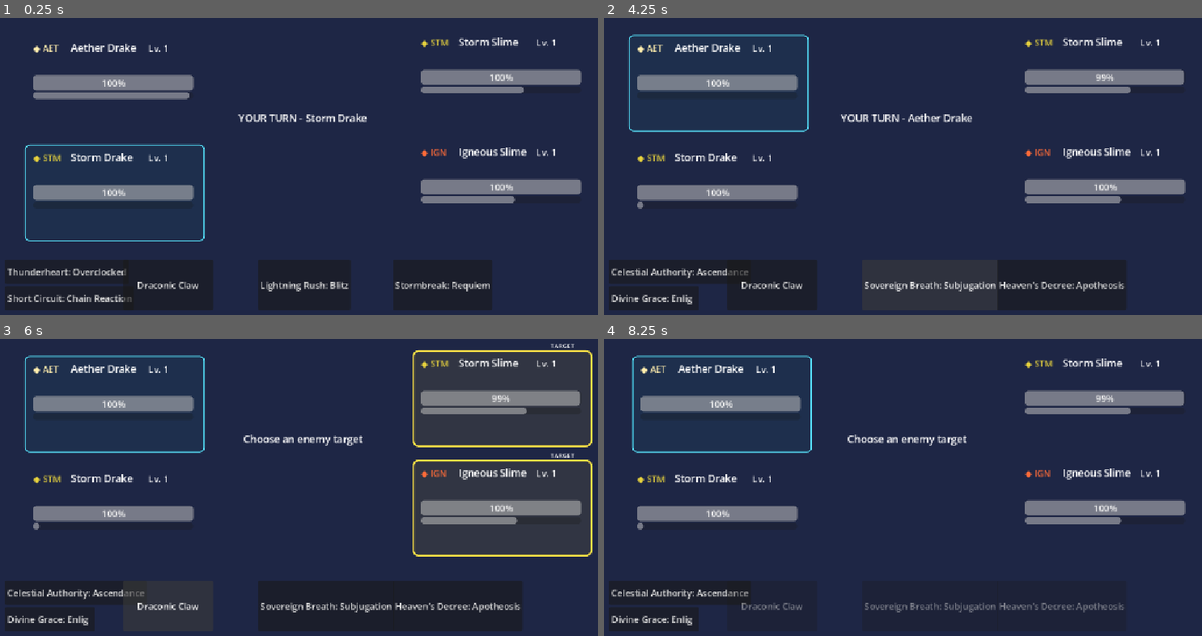
Above: before the commit, frames 1-4 (two rows, left to right).
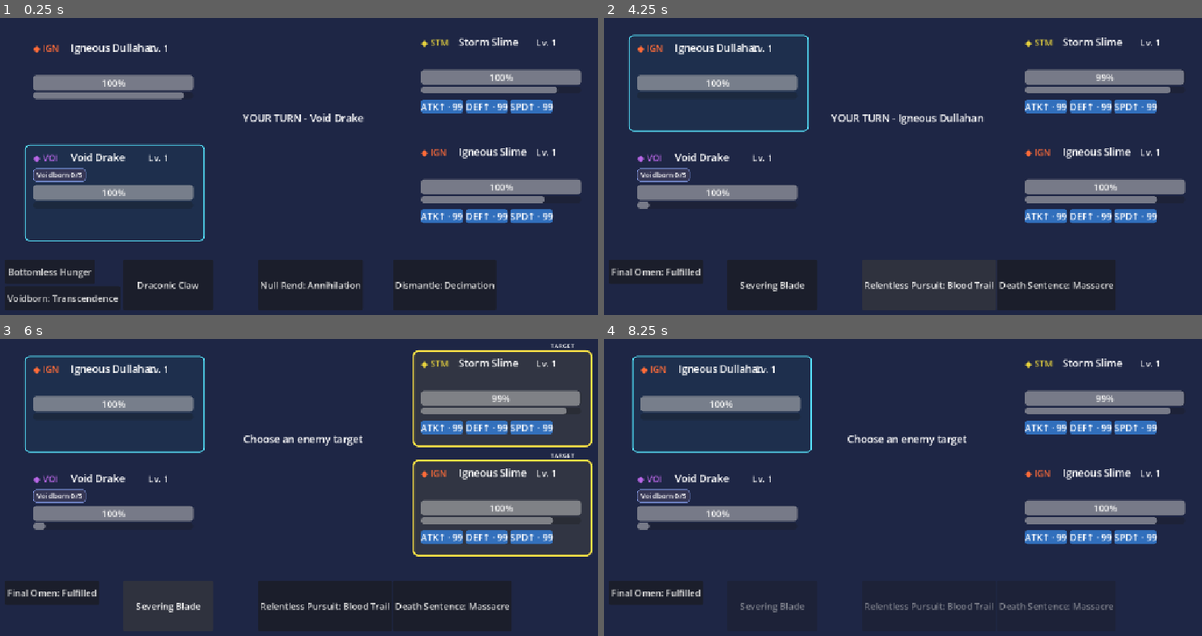
Above: after the commit, the same moments.

Repository: Akharyuu/monster-rpg
Game: Godot game, scene res://scenes/battle/battle_screen.tscn
Two runs of this game, one before a commit and one after it. Both use one fixed random seed, a clock stepped at 60 frames per second and the inputs below.
Inputs (mouse positions are in pixels of both pictures, inside the frame that each line leads up to):
- Up to frame 1 (0.25 s): no input
- Up to frame 2 (4.25 s): click "Thunderheart: Overclocked" (after the commit: "Bottomless Hunger") at 0.5 s; click "Short Circuit: Chain Reaction" (after the commit: "Voidborn: Transcendence") at 1.25 s; click "Draconic Claw" at 2 s; click (1106, 77) at 2.77 s; click "Lightning Rush: Blitz" (after the commit: "Null Rend: Annihilation") at 3.5 s
- Up to frame 3 (6 s): click "Celestial Authority: Ascendan…" (after the commit: "Final Omen: Fulfilled") at 4.25 s; click (47, 618) at 5 s, where only the run before the commit has a clickable "Divine Grace: Enlightenment"; click "Draconic Claw" (after the commit: "Severing Blade") at 5.75 s
- Up to frame 4 (8.25 s): click "Sovereign Breath: Subjugation" (after the commit: "Relentless Pursuit: Blood Tra…") at 6.5 s; click "Heaven's Decree: Apotheosis" (after the commit: "Death Sentence: Massacre") at 7.25 s; click (1106, 398) at 8.02 s

The runs differ from the first frame. In frame 1, 5.3% of the frame differs, in the area x 1-94%, y 8-99%; in frame 2, 6.5%, in the area x 0-95%, y 8-99%; in frame 3, 5.9%; in frame 4, 5.5%.

Commit message:
Test Void Drake and Igneous Dullahan resonances

Diff:
--- a/godot/scenes/battle/battle_screen.gd
+++ b/godot/scenes/battle/battle_screen.gd
@@ -41,11 +41,11 @@
 func _ready() -> void:
     allies = [
         PrototypeFactoryScript.create_level_one_monster(
-            "drake_storm",
+            "drake_void",
             5
         ),
         PrototypeFactoryScript.create_level_one_monster(
-            "drake_aether",
+            "dullahan_igneous",
             5
         )
     ]
@@ -64,6 +64,19 @@
     for enemy in enemies:
         enemy.max_health = 100000
         enemy.health = enemy.max_health
+
+        for buff_id in [
+            "attack_up",
+            "defense_up",
+            "speed_up"
+        ]:
+            enemy.apply_status_effect(
+                StatusEffectFactoryScript.create_status_effect(
+                    buff_id,
+                    99,
+                    enemy
+                )
+            )
 
     battle_controller = BattleControllerScript.new()
     battle_controller.setup(
